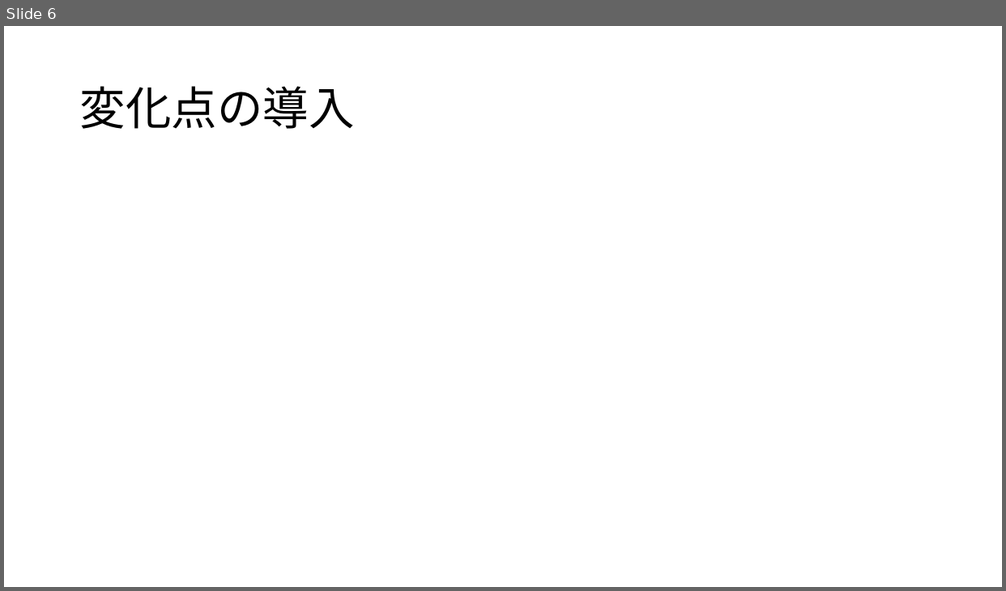
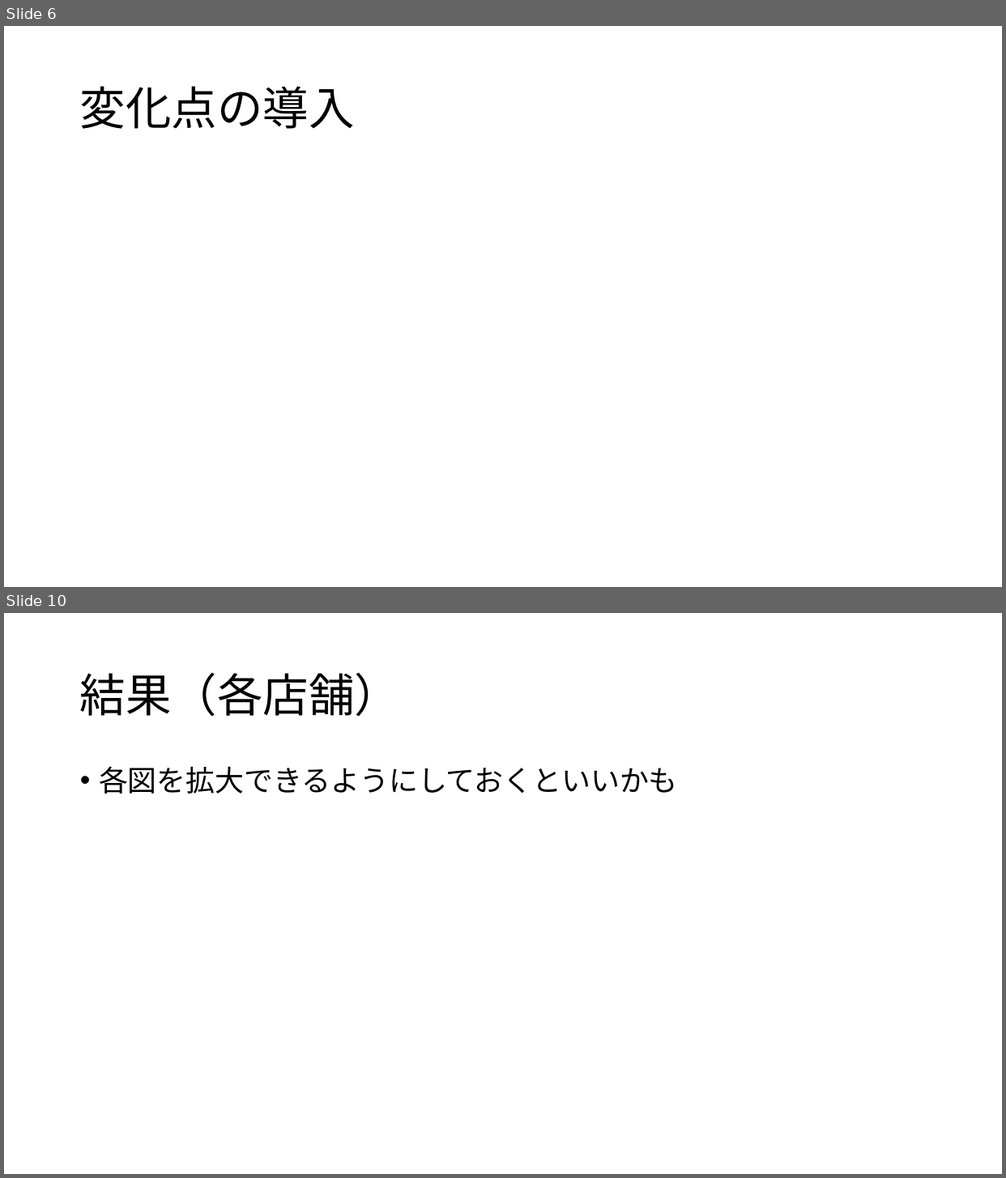
Before and after one commit to kur0cky/DA2017, a slide deck: 最終報告/1.pptx. Shown one above the other, each under a label of ours: slide 6 before the commit, slides 6 and 10 after it; the slides between them are not shown. The pictures are 1006x591 and 1006x1178 pixels, drawn with LibreOffice and Linux fonts; fonts in the diff are those of the drawing; grey boxes stand for pictures. Boxes give left, top, right and bottom in pixels: in the first picture for what was removed or moved away, otherwise in the second. Text is boxed around its words. In the diff, an @@ line names an element or a change of style, - is before the commit and + after.

```diff
--- a/最終報告/1.pptx
+++ b/最終報告/1.pptx
@@ slide 10 added at (4,613,1002,1174), background #FFFFFF @@
@@ title added at (80,673,400,717), 44 pt, text #000000 @@
+結果（各店舗）
@@ text added at (99,766,678,794), 28 pt, text #000000 @@
+• 各図を拡大できるようにしておくといいかも
```
Also in this commit, not shown: 9 other slides added, 1 slide removed.
